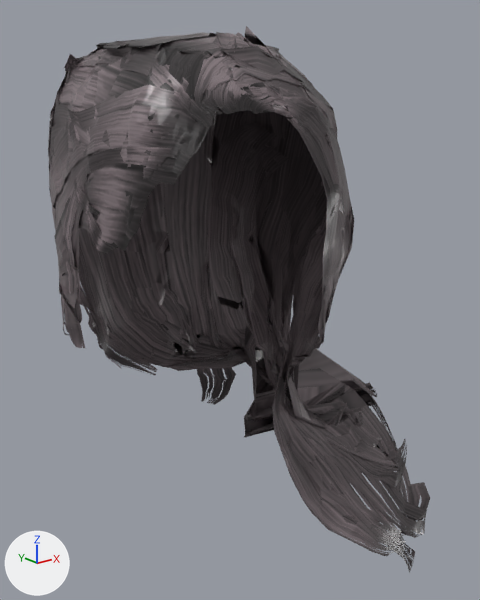
The glTF model public/models/hair_braid01.glb as it was, and as the next commit left it.
The view is the same before and after, from a camera (50 mm lens) standing at (-0.264, -0.382, 0.093) and looking at (0.052, 0.013, -0.065). Arrows for +X, +Y and +Z are at lower left; the lights stay in place. The older version comes first. Vertices at exactly the same position are counted once.

In view in the first picture: 'hair_braid01'.
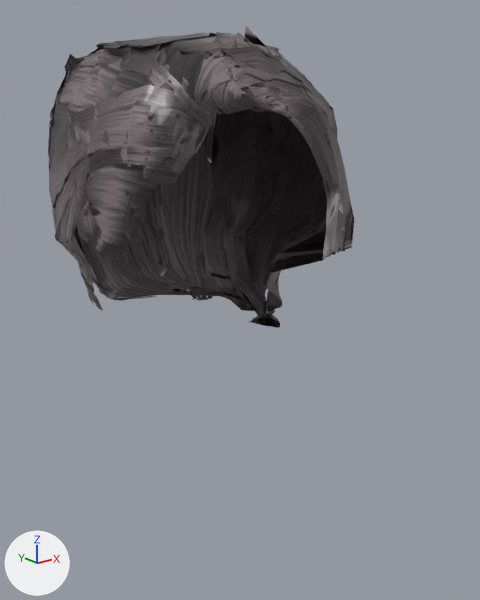
Changed parts and their boxes (x1, y1, x2, y2) in the pictures (480 x 600 px; the box of a moved part takes in the faces that stretch with it):
'hair_braid01', reshaped (20% narrower, 45% shorter): before (48, 26, 430, 572); after (48, 26, 354, 328)
part 1 of me_hair_braid01, moved or reshaped: before (54, 174, 430, 572); after (55, 174, 353, 328)
part 2 of me_hair_braid01, moved or reshaped: before (243, 104, 324, 175); after (244, 104, 324, 175)

Patch to the scene script:
```diff
--- a/public/models/hair_braid01.glb.py
+++ b/public/models/hair_braid01.glb.py
@@ me_hair_braid01 @@
 # used by ob_hair_braid01; location = (0.0, 0.0, 0.0)
-me_hair_braid01.from_pydata(...)  # 6112 vertices, 9346 faces; spans x -0.091..0.201, y -0.105..0.109, z -0.3..0.132
+me_hair_braid01.from_pydata(...)  # 6112 vertices, 9346 faces; spans x -0.085..0.088, y -0.1..0.096, z -0.078..0.132
+# me_hair_braid01 part 1: 2737 of 6112 vertices moved; they spanned x -0.091..0.201, y -0.105..0.109, z -0.3..0.025 and now span x -0.085..0.085, y -0.057..0.092, z -0.078..0.026; mean shift (-0.031, 0.015, 0.066); largest move (0.152, -0.099, -0.3) -> (0.047, -0.002, -0.078)
+# me_hair_braid01 part 2: 83 of the vertices in x -0.02..0.025, y -0.095..-0.082, z 0.057..0.086 are moved by (0.0, -0.001, 0.001)
+# other edits to the shape of me_hair_braid01 do not show in these pictures
 me_hair_braid01.materials.append(mat_mat_hair_braid01)
```
